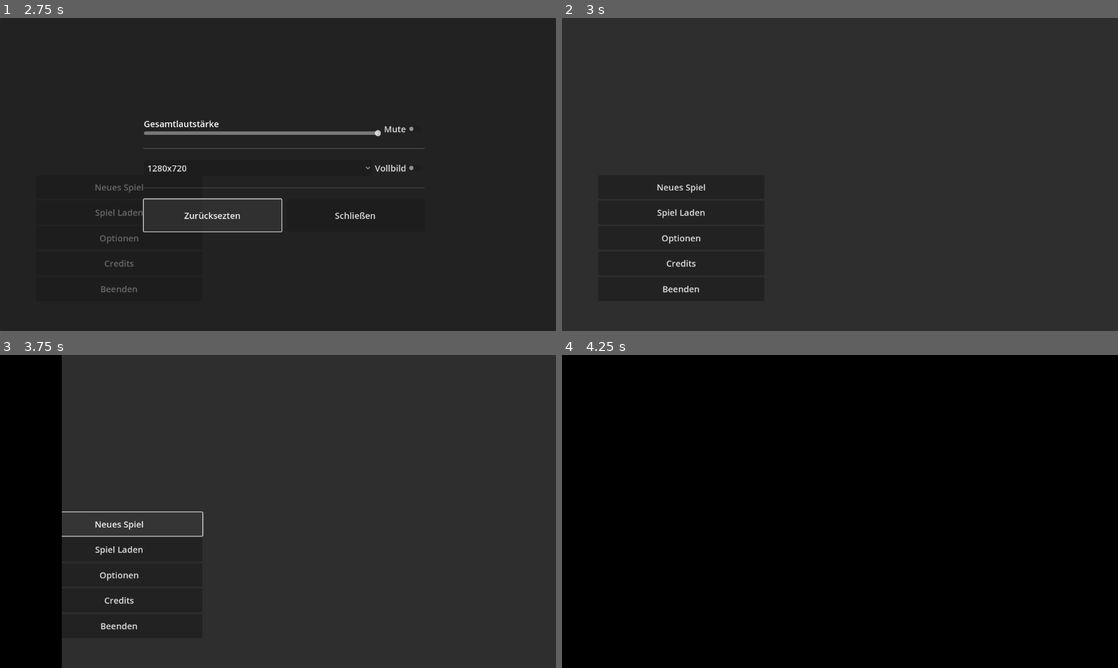
Above: before the commit, frames 1-4 (two rows, left to right).
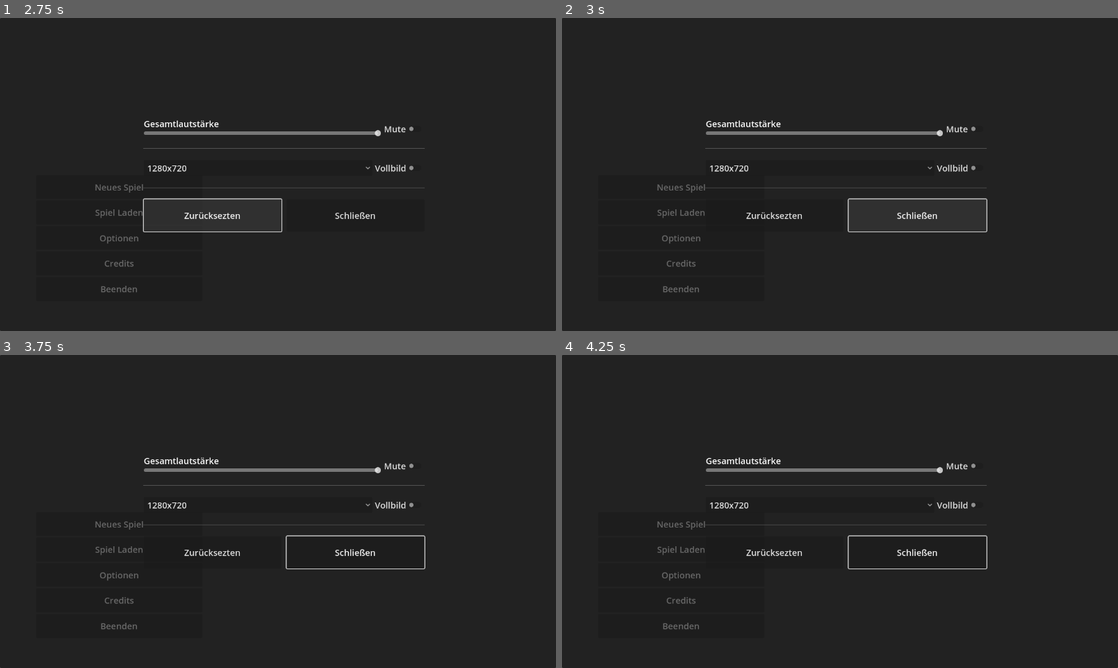
Above: after the commit, the same moments.

Repository: Shre1n/dont-forget
Game: Godot game, scene res://ui/menu.tscn
The game is run twice, just before and just after one commit, with the same random seed, the same clock (stepped at 60 frames per second) and the same inputs.
Inputs:
- Up to frame 1 (2.75 s): click "Optionen" at 0.5 s; click "Credits" at 1.25 s; click "Zurücksezten" at 2 s
- Up to frame 2 (3 s): click "Schließen" at 2.75 s
- Up to frame 3 (3.75 s): click "Neues Spiel" at 3.5 s
- Up to frame 4 (4.25 s): no input

Frame 1 is identical in both runs. In frame 2, 1.7% of the frame differs, in the area x 17-77%, y 32-88%; in frame 3, 13%; in frame 4, 100%, in the area x 0-100%, y 0-100%.
Error after the commit: Invalid call. Nonexistent function 'options_closed' in base 'Nil'. (res://ui/options.gd:12)

Commit message:
V1.3
Pause Menu angelegt.
Das schließen/zurück gehen bei allen aktuellen Menüs eingebaut, in der Form von Schließen/Resume BTN und der möglichkeit mit esc zurück zu gehen/raus zu gehen.
esc pausiert das spiel und öffnet das pause menü.
Tooltips hinzugefügt.

Design fehlt noch, vor allem im pause menü, aber auch in optionen und im start menü.
Für Pausemenü hntergrund anpassen!!!.

Diff:
--- a/dont-forget/game.tscn
+++ b/dont-forget/game.tscn
@@ -1,11 +1,28 @@
-[gd_scene load_steps=3 format=3 uid="uid://cvi4bctnbdpax"]
+[gd_scene load_steps=5 format=3 uid="uid://cvi4bctnbdpax"]
 
 [ext_resource type="Script" path="res://scripte/game_manager.gd" id="1_brvfy"]
 [ext_resource type="PackedScene" uid="uid://bmouk0ih436em" path="res://scenes/tutorial.tscn" id="2_v58es"]
+[ext_resource type="PackedScene" uid="uid://cpylfpo14s0l2" path="res://ui/pause_menu.tscn" id="3_5oodd"]
+[ext_resource type="PackedScene" uid="uid://cspyht3ytgvhx" path="res://ui/options.tscn" id="4_v2ckv"]
 
 [node name="Game_Manager" type="Node2D" groups=["game_manager"]]
+process_mode = 3
 script = ExtResource("1_brvfy")
 
 [node name="Level_Folder" type="Node2D" parent="."]
+process_mode = 1
 
 [node name="tutorial" parent="Level_Folder" instance=ExtResource("2_v58es")]
+
+[node name="Pause_Menu" type="CanvasLayer" parent="."]
+process_mode = 3
+
+[node name="Pause_Menu" parent="Pause_Menu" node_paths=PackedStringArray("game_manager") instance=ExtResource("3_5oodd")]
+process_mode = 3
+visible = false
+game_manager = NodePath("../..")
+
+[node name="Options" parent="Pause_Menu" node_paths=PackedStringArray("game_manager") instance=ExtResource("4_v2ckv")]
+process_mode = 3
+visible = false
+game_manager = NodePath("../..")
--- a/dont-forget/scripte/game_manager.gd
+++ b/dont-forget/scripte/game_manager.gd
@@ -1,14 +1,31 @@
 class_name Game_Manager extends Node2D
+
+signal toggle_game_paused(is_paused : bool)
 
 @onready var level_holder: Node2D = $Level_Folder
 
 var current_level:Level
+var options_open = false
+var game_paused : bool = false:
+	get:
+		return game_paused
+	set(value):
+		game_paused = value
+		get_tree().paused = game_paused
+		emit_signal("toggle_game_paused", game_paused)
 
 func _ready():
 	SceneManager.load_complete.connect(_on_level_loaded)
 	SceneManager.load_start.connect(_on_load_start)
 	SceneManager.scene_added.connect(_on_level_added)
 	current_level = level_holder.get_child(0) as Level
+
+func _input(event : InputEvent):
+	if(event.is_action_pressed("ui_cancel")):
+		if(options_open):
+			options_closed()
+		else:
+			game_paused = !game_paused
 
 func _on_level_loaded(level) -> void:
 	if level is Level:
@@ -25,3 +42,11 @@
 
 func _process(delta):
 	pass
+
+func options_opend():
+	options_open = true
+	get_node("Pause_Menu/Options").show()
+
+func options_closed():
+	options_open = false
+	get_node("Pause_Menu/Options").hide()
--- a/dont-forget/ui/menu.gd
+++ b/dont-forget/ui/menu.gd
@@ -1,6 +1,13 @@
 class_name StartScreen extends Control
 
 @export var game_manager : Game_Manager
+
+var options_open: bool = false
+
+func _input(event : InputEvent):
+	if(event.is_action_pressed("ui_cancel") and options_open):
+		options_open = false
+		get_node("Options").hide()
 
 func _ready():
 	pass # Replace with function body.
@@ -18,6 +25,7 @@
 
 
 func _on_options_button_pressed():
+	options_open = true
 	get_node("Options").show()
 
 
--- a/dont-forget/ui/menu.tscn
+++ b/dont-forget/ui/menu.tscn
@@ -49,43 +49,45 @@
 offset_right = 392.0
 offset_bottom = -67.0
 grow_vertical = 0
+theme_override_constants/separation = 4
 
 [node name="Start_Button" type="Button" parent="Panel/Panel/VBoxContainer"]
 layout_mode = 2
 size_flags_vertical = 3
-tooltip_text = "Neues Spiel"
+tooltip_text = "Startet ein neues Spiel"
 theme_override_font_sizes/font_size = 20
 text = "Neues Spiel"
 
 [node name="Load_Button" type="Button" parent="Panel/Panel/VBoxContainer"]
 layout_mode = 2
 size_flags_vertical = 3
-tooltip_text = "Spiel Laden"
+tooltip_text = "Lädt den Letzten Speicherstand"
 theme_override_font_sizes/font_size = 20
 text = "Spiel Laden"
 
 [node name="Options_Button" type="Button" parent="Panel/Panel/VBoxContainer"]
 layout_mode = 2
 size_flags_vertical = 3
-tooltip_text = "Optionen"
+tooltip_text = "Öffnet die Einstellungen"
 theme_override_font_sizes/font_size = 20
 text = "Optionen"
 
 [node name="Credits_Button" type="Button" parent="Panel/Panel/VBoxContainer"]
 layout_mode = 2
 size_flags_vertical = 3
-tooltip_text = "Credits"
+tooltip_text = "Zeigt die Entwickler"
 theme_override_font_sizes/font_size = 20
 text = "Credits"
 
 [node name="Quit_Button" type="Button" parent="Panel/Panel/VBoxContainer"]
 layout_mode = 2
 size_flags_vertical = 3
-tooltip_text = "Beenden"
+tooltip_text = "Beendet das Spiel"
 theme_override_font_sizes/font_size = 20
 text = "Beenden"
 
 [node name="Options" parent="." instance=ExtResource("2_mc7cj")]
+visible = false
 layout_mode = 1
 
 [connection signal="pressed" from="Panel/Panel/VBoxContainer/Start_Button" to="." method="_on_start_button_pressed"]
--- a/dont-forget/ui/options.gd
+++ b/dont-forget/ui/options.gd
@@ -1,5 +1,6 @@
 extends Control
 
+@export var game_manager : Game_Manager
 
 func _ready():
 	hide()
@@ -7,25 +8,20 @@
 func _process(delta):
 	pass
 
-
 func _on_close_btn_pressed():
-	hide()
-
+	game_manager.options_closed()
 
 func _on_volume_value_changed(value):
 	AudioServer.set_bus_volume_db(0, value)
 
-
 func _on_mute_toggled(toggled_on):
 	AudioServer.set_bus_mute(0, toggled_on)
-
 
 func _on_fullscreen_toggled(toggled_on):
 	if toggled_on:
 		DisplayServer.window_set_mode(DisplayServer.WINDOW_MODE_FULLSCREEN)
 	else:
 		DisplayServer.window_set_mode(DisplayServer.WINDOW_MODE_WINDOWED)
-
 
 func _on_resulutions_item_selected(index):
 	match index:
--- a/dont-forget/ui/options.tscn
+++ b/dont-forget/ui/options.tscn
@@ -65,11 +65,13 @@
 layout_mode = 2
 size_flags_horizontal = 3
 size_flags_vertical = 3
+tooltip_text = "Verschiebe um die Gesamt Lautstärke anzupassen"
 value = 100.0
 
 [node name="Mute" type="CheckButton" parent="Panel/Panel/VBoxContainer/HSplitContainer"]
 layout_mode = 2
 size_flags_vertical = 8
+tooltip_text = "Stummstellen des Spiels"
 theme_override_font_sizes/font_size = 20
 text = "Mute"
 
@@ -84,6 +86,7 @@
 layout_mode = 2
 size_flags_horizontal = 3
 size_flags_vertical = 4
+tooltip_text = "Bildschirmauflösung anpassen"
 theme_override_font_sizes/font_size = 20
 selected = 2
 item_count = 3
@@ -96,6 +99,7 @@
 [node name="Fullscreen" type="CheckButton" parent="Panel/Panel/VBoxContainer/HSplitContainer2"]
 layout_mode = 2
 size_flags_vertical = 4
+tooltip_text = "Vollbild an/ausschalten"
 theme_override_font_sizes/font_size = 20
 text = "Vollbild"
 
@@ -109,12 +113,14 @@
 [node name="Button" type="Button" parent="Panel/Panel/VBoxContainer/HSplitContainer3"]
 layout_mode = 2
 size_flags_horizontal = 3
+tooltip_text = "Setzt die Einstellungen zurück auf den Standart"
 theme_override_font_sizes/font_size = 20
 text = "Zurücksezten"
 
 [node name="Close_Btn" type="Button" parent="Panel/Panel/VBoxContainer/HSplitContainer3"]
 layout_mode = 2
 size_flags_horizontal = 3
+tooltip_text = "Schließt die Einstellungen"
 theme_override_font_sizes/font_size = 20
 text = "Schließen"
 
--- /dev/null
+++ b/dont-forget/ui/pause_menu.gd
@@ -0,0 +1,27 @@
+class_name Pause_Menu extends Control
+
+@export var game_manager : Game_Manager
+
+func _ready() -> void:
+	hide()
+	game_manager.connect("toggle_game_paused", _on_game_manager_toggle_game_paused)
+
+func _on_game_manager_toggle_game_paused(is_paused : bool):
+	if(is_paused):
+		show()
+	else:
+		hide()
+
+func _process(delta):
+	pass
+
+
+func _on_resume_pressed():
+	game_manager.game_paused = false
+
+func _on_options_pressed():
+	game_manager.options_opend()
+
+
+func _on_quit_pressed():
+	get_tree().quit()
--- /dev/null
+++ b/dont-forget/ui/pause_menu.tscn
@@ -0,0 +1,88 @@
+[gd_scene load_steps=3 format=3 uid="uid://cpylfpo14s0l2"]
+
+[ext_resource type="Script" path="res://ui/pause_menu.gd" id="1_u5ic6"]
+
+[sub_resource type="StyleBoxFlat" id="StyleBoxFlat_np6pk"]
+bg_color = Color(0, 0, 0, 1)
+corner_radius_top_left = 5
+corner_radius_top_right = 5
+corner_radius_bottom_right = 5
+corner_radius_bottom_left = 5
+
+[node name="Pause_Menu" type="Control"]
+layout_mode = 3
+anchors_preset = 15
+anchor_right = 1.0
+anchor_bottom = 1.0
+grow_horizontal = 2
+grow_vertical = 2
+script = ExtResource("1_u5ic6")
+
+[node name="Panel" type="Panel" parent="."]
+layout_mode = 1
+anchors_preset = 8
+anchor_left = 0.5
+anchor_top = 0.5
+anchor_right = 0.5
+anchor_bottom = 0.5
+offset_left = -207.0
+offset_top = -204.0
+offset_right = 207.0
+offset_bottom = 184.0
+grow_horizontal = 2
+grow_vertical = 2
+theme_override_styles/panel = SubResource("StyleBoxFlat_np6pk")
+
+[node name="VBoxContainer" type="VBoxContainer" parent="Panel"]
+layout_mode = 1
+anchors_preset = 8
+anchor_left = 0.5
+anchor_top = 0.5
+anchor_right = 0.5
+anchor_bottom = 0.5
+offset_left = -191.0
+offset_top = -200.0
+offset_right = 192.0
+offset_bottom = 167.0
+grow_horizontal = 2
+grow_vertical = 2
+theme_override_constants/separation = 4
+
+[node name="Pause" type="Label" parent="Panel/VBoxContainer"]
+layout_mode = 2
+size_flags_vertical = 6
+theme_override_font_sizes/font_size = 60
+text = "Pause"
+horizontal_alignment = 1
+
+[node name="Resume" type="Button" parent="Panel/VBoxContainer"]
+custom_minimum_size = Vector2(383, 54)
+layout_mode = 2
+tooltip_text = "Zurück zum Spiel"
+theme_override_font_sizes/font_size = 20
+text = "Weiter Spielen"
+
+[node name="Load" type="Button" parent="Panel/VBoxContainer"]
+custom_minimum_size = Vector2(383, 54)
+layout_mode = 2
+tooltip_text = "Letzten Speicherstand laden"
+theme_override_font_sizes/font_size = 20
+text = "Laden"
+
+[node name="Options" type="Button" parent="Panel/VBoxContainer"]
+custom_minimum_size = Vector2(383, 54)
+layout_mode = 2
+tooltip_text = "Öffnet die Einstellungen"
+theme_override_font_sizes/font_size = 20
+text = "Optionen"
+
+[node name="Quit" type="Button" parent="Panel/VBoxContainer"]
+custom_minimum_size = Vector2(383, 54)
+layout_mode = 2
+tooltip_text = "Beendet das Spiel"
+theme_override_font_sizes/font_size = 20
+text = "Beenden"
+
+[connection signal="pressed" from="Panel/VBoxContainer/Resume" to="." method="_on_resume_pressed"]
+[connection signal="pressed" from="Panel/VBoxContainer/Options" to="." method="_on_options_pressed"]
+[connection signal="pressed" from="Panel/VBoxContainer/Quit" to="." method="_on_quit_pressed"]
